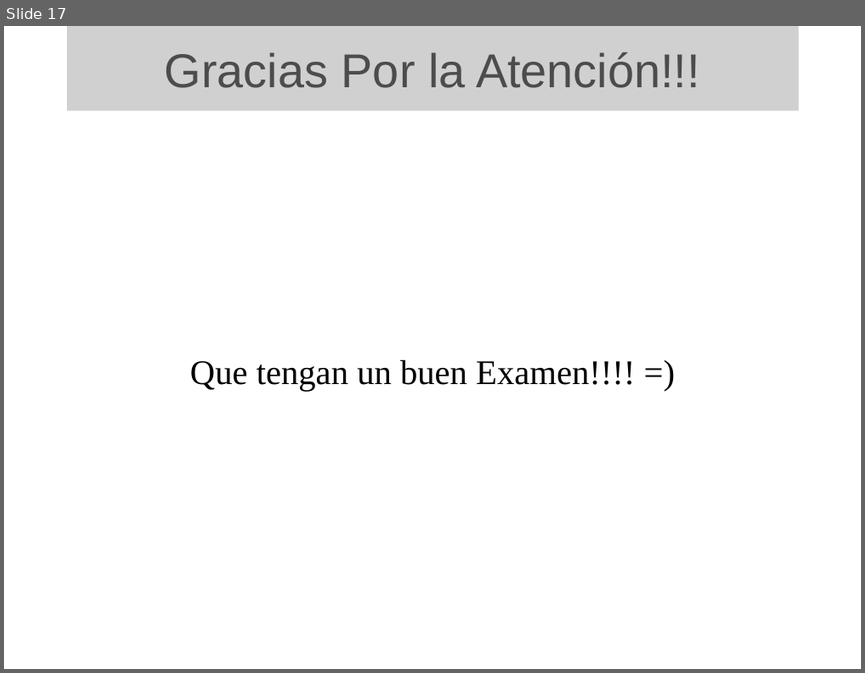
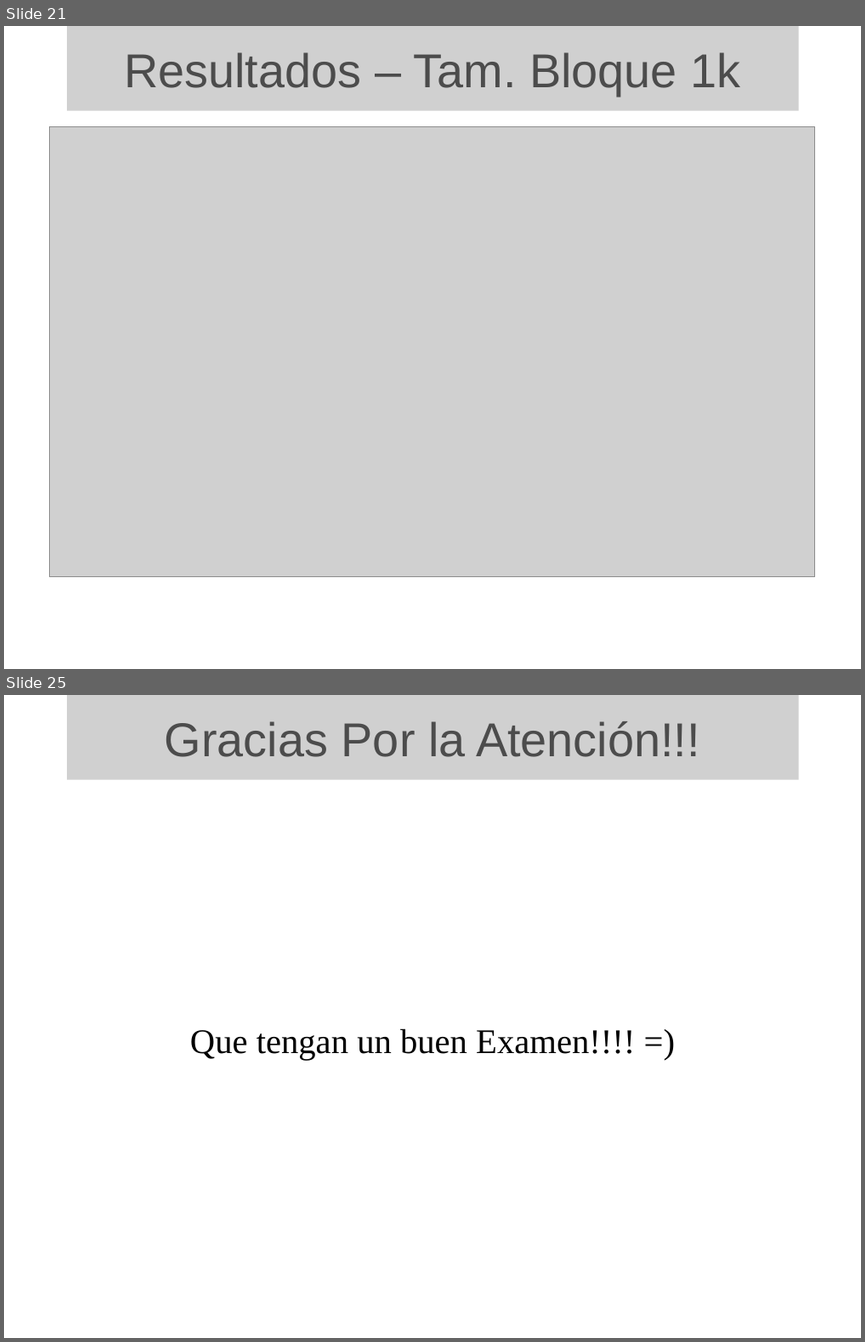
Before and after one commit to cdparra/ext3bench, a slide deck: src/presentacion/evaluacion-ext3 v2.odp. Shown one above the other, each under a label of ours: slide 17 before the commit, slides 21 and 25 after it; the slides between them are not shown. The pictures are 865x673 and 865x1342 pixels, drawn with LibreOffice and Linux fonts; fonts in the diff are those of the drawing; grey boxes stand for pictures; background and template pictures are left out. Boxes give left, top, right and bottom in pixels: in the first picture for what was removed or moved away, otherwise in the second. Text is boxed around its words. In the diff, an @@ line names an element or a change of style, - is before the commit and + after.

Commit message:
Presentacion con los resultados

```diff
--- a/src/presentacion/evaluacion-ext3 v2.odp
+++ b/src/presentacion/evaluacion-ext3 v2.odp
@@ slide 21 added at bbox=[4, 26, 861, 669], background picture (left out) @@
@@ picture added at bbox=[67, 26, 799, 111], 44 pt, text #4C4C4C @@
+Resultados – Tam. Bloque 1k
@@ picture added at bbox=[50, 126, 815, 577] @@
@@ what was slide 17 is now slide 25 @@
```
Also in this commit, not shown: 5 slides changed, 7 other slides added, 4 other files.
